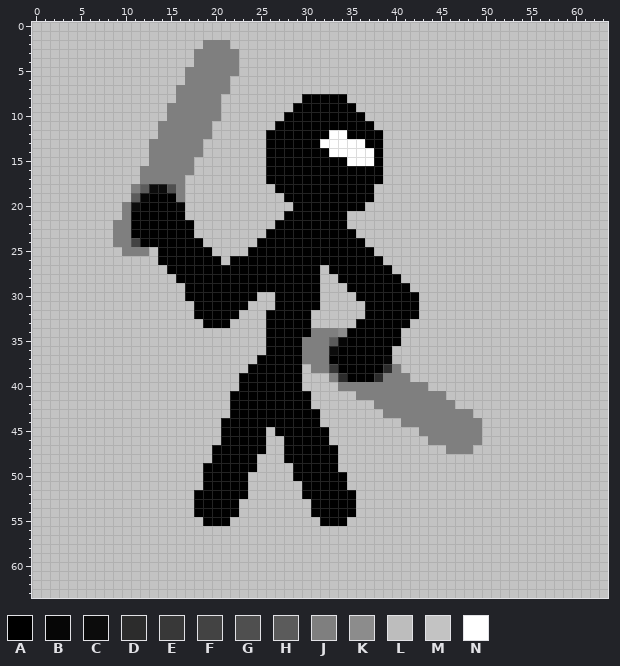
One commit to this pixel-art sprite: game/Assets/brawler.png. The picture above was drawn from the file before the commit.
The file is 64x64 pixels. Colours within 5 levels of each other are drawn and written as one.
Palette (. is transparent): A #000000  B #060606  C #0c0c0c  D #2c2c2c  E #383838  F #434343  G #4f4f4f  H #5b5b5b  J #7f7f7f  K #8c8c8c  L #bdbdbd  M #c3c3c3  N #ffffff
Pixels before, first column x 0:
 0 MMMMMMMMMMMMMMMMMMMMMMMMMMMMMMMMMMMMMMMMMMMMMMMMMMMMMMMMMMMMMMMM
 1 MMMMMMMMMMMMMMMMMMMMMMMMMMMMMMMMMMMMMMMMMMMMMMMMMMMMMMMMMMMMMMMM
 2 MMMMMMMMMMMMMMMMMMMJJJMMMMMMMMMMMMMMMMMMMMMMMMMMMMMMMMMMMMMMMMMM
 3 MMMMMMMMMMMMMMMMMMJJJJJMMMMMMMMMMMMMMMMMMMMMMMMMMMMMMMMMMMMMMMMM
 4 MMMMMMMMMMMMMMMMMMJJJJJMMMMMMMMMMMMMMMMMMMMMMMMMMMMMMMMMMMMMMMMM
 5 MMMMMMMMMMMMMMMMMJJJJJJMMMMMMMMMMMMMMMMMMMMMMMMMMMMMMMMMMMMMMMMM
 6 MMMMMMMMMMMMMMMMMJJJJJMMMMMMMMMMMMMMMMMMMMMMMMMMMMMMMMMMMMMMMMMM
 7 MMMMMMMMMMMMMMMMJJJJJJMMMMMMMMMMMMMMMMMMMMMMMMMMMMMMMMMMMMMMMMMM
 8 MMMMMMMMMMMMMMMMJJJJJMMMMMMMMMAAAAAMMMMMMMMMMMMMMMMMMMMMMMMMMMMM
 9 MMMMMMMMMMMMMMMJJJJJJMMMMMMMMAAAAAAAMMMMMMMMMMMMMMMMMMMMMMMMMMMM
10 MMMMMMMMMMMMMMMJJJJJJMMMMMMMAAAAAAAAAMMMMMMMMMMMMMMMMMMMMMMMMMMM
11 MMMMMMMMMMMMMMJJJJJJMMMMMMMAAAAAAAAAAAMMMMMMMMMMMMMMMMMMMMMMMMMM
12 MMMMMMMMMMMMMMJJJJJJMMMMMMAAAAAAANNAAAAMMMMMMMMMMMMMMMMMMMMMMMMM
13 MMMMMMMMMMMMMJJJJJJMMMMMMMAAAAAANNNNNAAMMMMMMMMMMMMMMMMMMMMMMMMM
14 MMMMMMMMMMMMMJJJJJJMMMMMMMAAAAAAANNNNNAMMMMMMMMMMMMMMMMMMMMMMMMM
15 MMMMMMMMMMMMMJJJJJMMMMMMMMAAAAAAAAANNNAMMMMMMMMMMMMMMMMMMMMMMMMM
16 MMMMMMMMMMMMJJJJJJMMMMMMMMAAAAAAAAAAAAAMMMMMMMMMMMMMMMMMMMMMMMMM
17 MMMMMMMMMMMMJJJJJMMMMMMMMMAAAAAAAAAAAAAMMMMMMMMMMMMMMMMMMMMMMMMM
18 MMMMMMMMMMMJHCCGJMMMMMMMMMMAAAAAAAAAAAMMMMMMMMMMMMMMMMMMMMMMMMMM
19 MMMMMMMMMMMHBAAAJMMMMMMMMMMMAAAAAAAAAAMMMMMMMMMMMMMMMMMMMMMMMMMM
20 MMMMMMMMMMJCAAAABMMMMMMMMMMMMAAAAAAAAMMMMMMMMMMMMMMMMMMMMMMMMMMM
21 MMMMMMMMMMJAAAAAAMMMMMMMMMMMAAAAAAAMMMMMMMMMMMMMMMMMMMMMMMMMMMMM
22 MMMMMMMMMJJAAAAAAAMMMMMMMMMAAAAAAAAMMMMMMMMMMMMMMMMMMMMMMMMMMMMM
23 MMMMMMMMMJJAAAAAAAMMMMMMMMAAAAAAAAAAMMMMMMMMMMMMMMMMMMMMMMMMMMMM
24 MMMMMMMMMJJFAAAAAAAMMMMMMAAAAAAAAAAAAMMMMMMMMMMMMMMMMMMMMMMMMMMM
25 MMMMMMMMMMJJJMAAAAAAMMMMAAAAAAAAAAAAAAMMMMMMMMMMMMMMMMMMMMMMMMMM
26 MMMMMMMMMMMMMMAAAAAAAMAAAAAAAAAAAAAAAAAMMMMMMMMMMMMMMMMMMMMMMMMM
27 MMMMMMMMMMMMMMMAAAAAAAAAAAAAAAAAMAAAAAAAMMMMMMMMMMMMMMMMMMMMMMMM
28 MMMMMMMMMMMMMMMMAAAAAAAAAAAAAAAAMMAAAAAAAMMMMMMMMMMMMMMMMMMMMMMM
29 MMMMMMMMMMMMMMMMMAAAAAAAAAAAAAAAMMMAAAAAAAMMMMMMMMMMMMMMMMMMMMMM
30 MMMMMMMMMMMMMMMMMAAAAAAAAMMAAAAAMMMMAAAAAAAMMMMMMMMMMMMMMMMMMMMM
31 MMMMMMMMMMMMMMMMMMAAAAAAMMMAAAAAMMMMMAAAAAAMMMMMMMMMMMMMMMMMMMMM
32 MMMMMMMMMMMMMMMMMMAAAAAMMMAAAAAMMMMMMAAAAAAMMMMMMMMMMMMMMMMMMMMM
33 MMMMMMMMMMMMMMMMMMMAAAMMMMAAAAAMMMMMAAAAAAMMMMMMMMMMMMMMMMMMMMMM
34 MMMMMMMMMMMMMMMMMMMMMMMMMMAAAAAJJJKAAAAAAMMMMMMMMMMMMMMMMMMMMMMM
35 MMMMMMMMMMMMMMMMMMMMMMMMMMAAAAJJJHBAAAAAAMMMMMMMMMMMMMMMMMMMMMMM
36 MMMMMMMMMMMMMMMMMMMMMMMMMMAAAAJJJCAAAAAAMMMMMMMMMMMMMMMMMMMMMMMM
37 MMMMMMMMMMMMMMMMMMMMMMMMMAAAAAJJJAAAAAABLMMMMMMMMMMMMMMMMMMMMMMM
38 MMMMMMMMMMMMMMMMMMMMMMMMAAAAAAMJJEAAAAADJMMMMMMMMMMMMMMMMMMMMMMM
39 MMMMMMMMMMMMMMMMMMMMMMMAAAAAAAMMMJDAAADJJJMMMMMMMMMMMMMMMMMMMMMM
40 MMMMMMMMMMMMMMMMMMMMMMMAAAAAAAMMMMJJJJJJJJJJMMMMMMMMMMMMMMMMMMMM
41 MMMMMMMMMMMMMMMMMMMMMMAAAAAAAAAMMMMMJJJJJJJJJJMMMMMMMMMMMMMMMMMM
42 MMMMMMMMMMMMMMMMMMMMMMAAAAAAAAAMMMMMMMJJJJJJJJJMMMMMMMMMMMMMMMMM
43 MMMMMMMMMMMMMMMMMMMMMMAAAAAAAAAAMMMMMMMJJJJJJJJJJMMMMMMMMMMMMMMM
44 MMMMMMMMMMMMMMMMMMMMMAAAAAAAAAAAMMMMMMMMMJJJJJJJJJMMMMMMMMMMMMMM
45 MMMMMMMMMMMMMMMMMMMMMAAAAAMAAAAAAMMMMMMMMMMJJJJJJJMMMMMMMMMMMMMM
46 MMMMMMMMMMMMMMMMMMMMMAAAAAMMAAAAAMMMMMMMMMMMJJJJJJMMMMMMMMMMMMMM
47 MMMMMMMMMMMMMMMMMMMMAAAAAAMMAAAAAAMMMMMMMMMMMMJJJMMMMMMMMMMMMMMM
48 MMMMMMMMMMMMMMMMMMMMAAAAAMMMAAAAAAMMMMMMMMMMMMMMMMMMMMMMMMMMMMMM
49 MMMMMMMMMMMMMMMMMMMAAAAAAMMMMAAAAAMMMMMMMMMMMMMMMMMMMMMMMMMMMMMM
50 MMMMMMMMMMMMMMMMMMMAAAAAMMMMMAAAAAAMMMMMMMMMMMMMMMMMMMMMMMMMMMMM
51 MMMMMMMMMMMMMMMMMMMAAAAAMMMMMMAAAAAMMMMMMMMMMMMMMMMMMMMMMMMMMMMM
52 MMMMMMMMMMMMMMMMMMAAAAAAMMMMMMAAAAAAMMMMMMMMMMMMMMMMMMMMMMMMMMMM
53 MMMMMMMMMMMMMMMMMMAAAAAMMMMMMMMAAAAAMMMMMMMMMMMMMMMMMMMMMMMMMMMM
54 MMMMMMMMMMMMMMMMMMAAAAAMMMMMMMMAAAAAMMMMMMMMMMMMMMMMMMMMMMMMMMMM
55 MMMMMMMMMMMMMMMMMMMAAAMMMMMMMMMMAAAMMMMMMMMMMMMMMMMMMMMMMMMMMMMM
56 MMMMMMMMMMMMMMMMMMMMMMMMMMMMMMMMMMMMMMMMMMMMMMMMMMMMMMMMMMMMMMMM
57 MMMMMMMMMMMMMMMMMMMMMMMMMMMMMMMMMMMMMMMMMMMMMMMMMMMMMMMMMMMMMMMM
58 MMMMMMMMMMMMMMMMMMMMMMMMMMMMMMMMMMMMMMMMMMMMMMMMMMMMMMMMMMMMMMMM
59 MMMMMMMMMMMMMMMMMMMMMMMMMMMMMMMMMMMMMMMMMMMMMMMMMMMMMMMMMMMMMMMM
60 MMMMMMMMMMMMMMMMMMMMMMMMMMMMMMMMMMMMMMMMMMMMMMMMMMMMMMMMMMMMMMMM
61 MMMMMMMMMMMMMMMMMMMMMMMMMMMMMMMMMMMMMMMMMMMMMMMMMMMMMMMMMMMMMMMM
62 MMMMMMMMMMMMMMMMMMMMMMMMMMMMMMMMMMMMMMMMMMMMMMMMMMMMMMMMMMMMMMMM
63 MMMMMMMMMMMMMMMMMMMMMMMMMMMMMMMMMMMMMMMMMMMMMMMMMMMMMMMMMMMMMMMM
Now the later version:
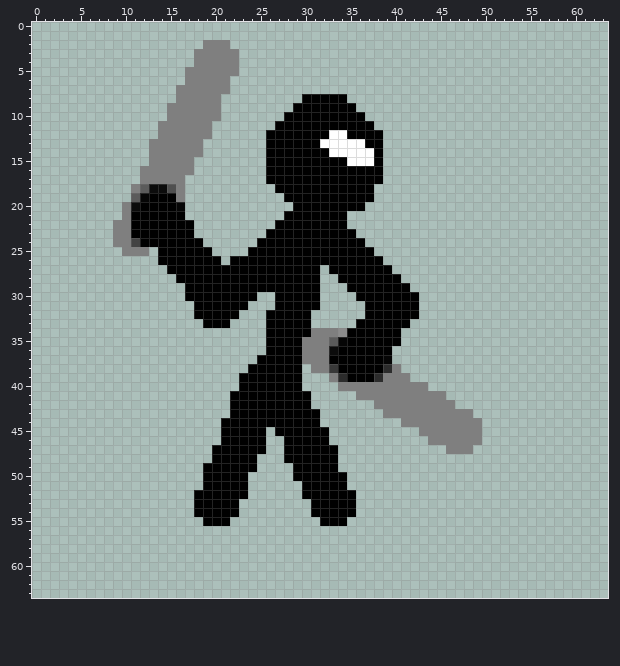
Edits made:
colour L: #bdbdbd -> #bdbdbd7f
colour M: #c3c3c3 -> #c3c3c37f
Pixel boxes of the changes (left, top, right, bottom) in both pictures:
changed: (32, 22, 608, 598)
